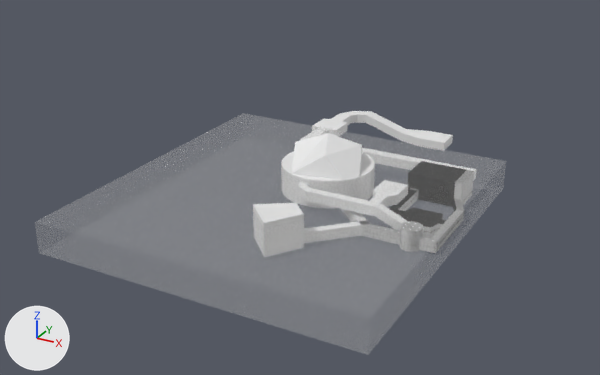
Two versions of the Blender file assets/map1.blend, one commit apart.
The view is the same before and after, from a 50 mm camera at (123.0, -333.0, 183.0) aimed at (-86.0, 48.0, -7.0). Arrows for +X, +Y and +Z are at lower left; the lights stay in place.

The first picture shows 'CorridorCutout2', 'Cube.001', 'Cylinder', 'Walls'.
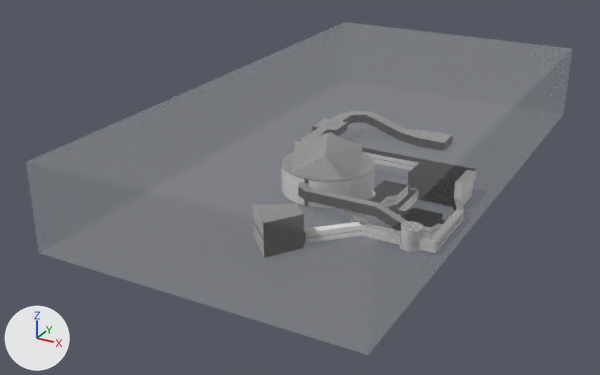
Commit message: Before cutouts applied

Pixel boxes (x1, y1, x2, y2) of what changed, in the pictures (600 x 375 px):
'Walls', reshaped, modifiers changed (16% wider, 37% taller): before (35, 113, 506, 355); after (26, 22, 572, 355)
'Cylinder', hidden: before (281, 132, 375, 182)
'CorridorCutout2', hidden: before (313, 111, 453, 150)
'Cube.001', hidden: before (253, 203, 304, 228)

What changed in the scene script:
```text
Change me_cube:
    where me_cube.from_pydata(...)  # 100 vertices, 54 faces; spans x -150.0..19.0, y -89.0..89.0, z -2.0..15.0
    used by ob_walls; location = (0.0, 0.0, 0.0)
    me_cube part 1: the loose piece of 8 vertices spanning x -150.0..19.0, y -89.0..89.0, z -2.0..15.0 is scaled about its middle by (1, 1.82, 2.83), then moved by (0.0, 73.0, 15.0)
Change ob_corridorcutout2:
    add ob_corridorcutout2.hide_set(True)
Change ob_walls:
    add _m = ob_walls.modifiers.new('Boolean.002', 'BOOLEAN')
    add _m.object = ob_corridorcutout2
    add _m.solver = 'FLOAT'
    add _m = ob_walls.modifiers.new('Boolean.003', 'BOOLEAN')
    add _m.object = ob_cylinder
    add _m.solver = 'FLOAT'
    add _m = ob_walls.modifiers.new('Boolean.004', 'BOOLEAN')
    add _m.object = ob_cube_001
    add _m.solver = 'FLOAT'
    add _m = ob_walls.modifiers.new('Boolean.005', 'BOOLEAN')
    add _m.object = ob_cube
    add _m.solver = 'FLOAT'
Change ob_cube:
    add ob_cube.hide_set(True)
Change ob_cylinder:
    add ob_cylinder.hide_set(True)
Change ob_cube_001:
    add ob_cube_001.hide_set(True)
```
